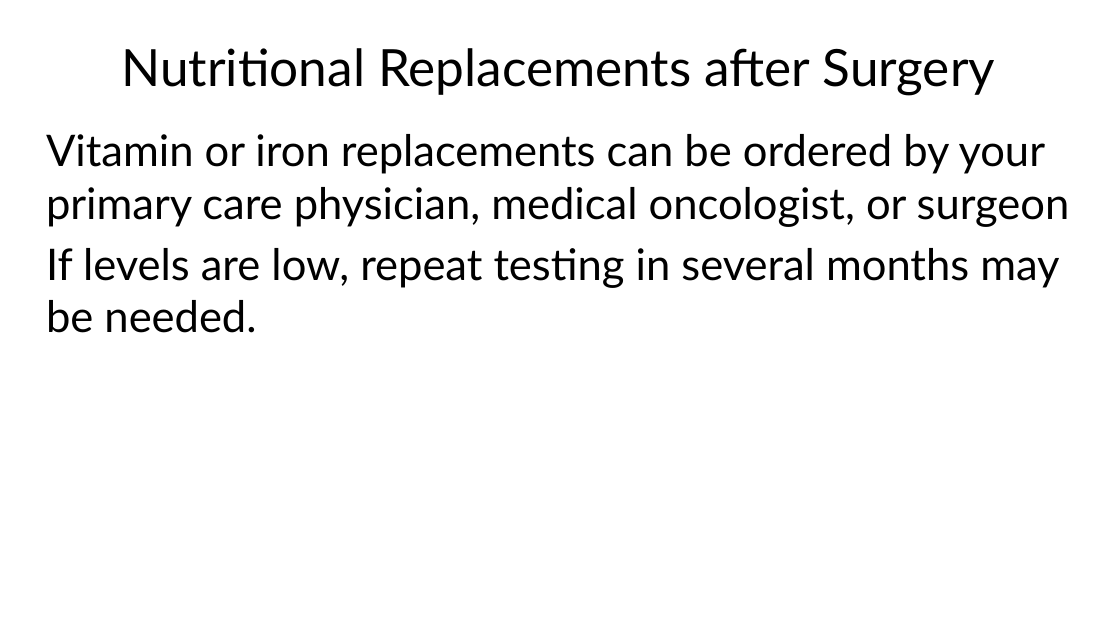
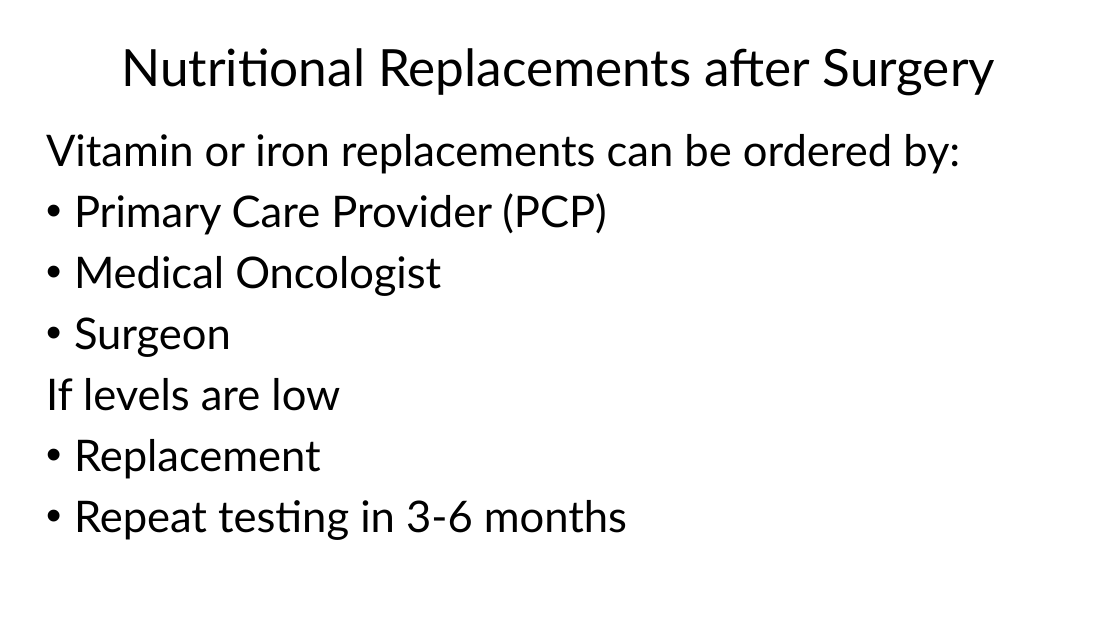
Before and after one commit to jcsalo/patient_education, a slide deck: slide 60 of lci_surgery.pptx. Drawn at 1120x630 pixels with LibreOffice and Linux fonts; fonts in the diff are those of the drawing. Boxes give left, top, right and bottom in pixels: in the first picture for what was removed or moved away, otherwise in the second. Text is boxed around its words. In the diff, an @@ line names an element or a change of style, - is before the commit and + after.

```diff
--- a/lci_surgery.pptx
+++ b/lci_surgery.pptx
@@ text at [46,134,960,540]: text changed @@
-Vitamin or iron replacements can be ordered by your primary care physician, medical oncologist, or surgeon
-If levels are low, repeat testing in several months may be needed.
+Vitamin or iron replacements can be ordered by:
+• Primary Care Provider (PCP)
+• Medical Oncologist
+• Surgeon
+If levels are low
+• Replacement
+• Repeat testing in 3-6 months
```
Also in this commit, not shown: 4 other slides changed, 53 other files.
